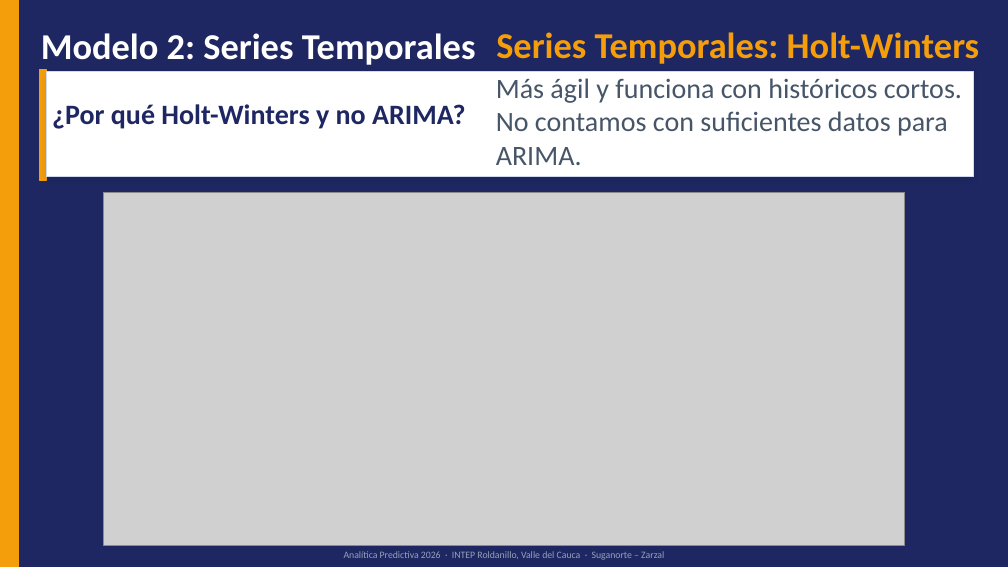
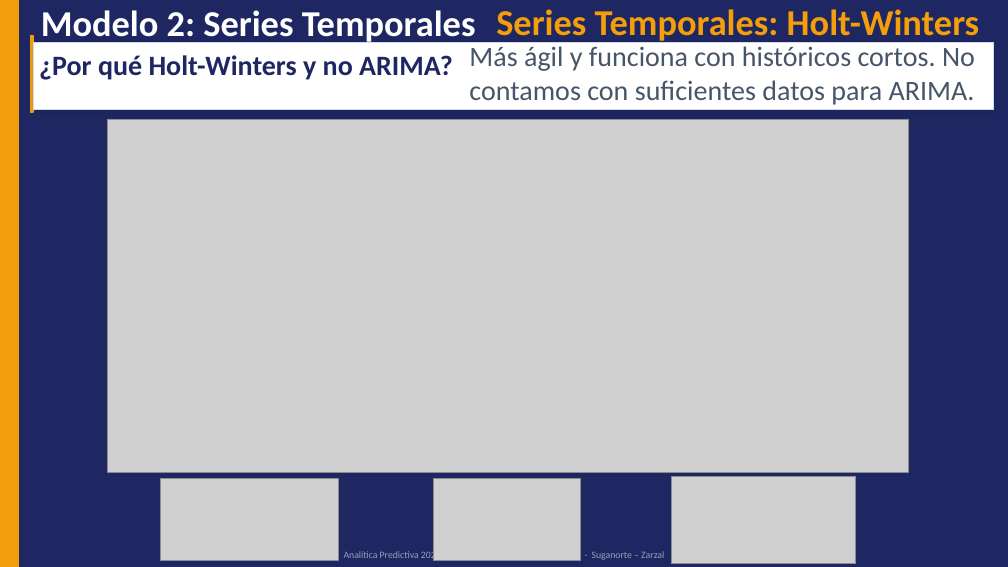
Before and after one commit to INTEP-Analitica-2026/Analitica-Predictiva-Subasta-Ganadera, a slide deck: slide 6 of Analitica_Predictiva_Subasta_Ganadera_Presentacion.pptx. Drawn at 1008x567 pixels with LibreOffice and Linux fonts; fonts in the diff are those of the drawing; grey boxes stand for pictures. Boxes give left, top, right and bottom in pixels: in the first picture for what was removed or moved away, otherwise in the second. Text is boxed around its words. In the diff, an @@ line names an element or a change of style, - is before the commit and + after.

```diff
--- a/Analitica_Predictiva_Subasta_Ganadera_Presentacion.pptx
+++ b/Analitica_Predictiva_Subasta_Ganadera_Presentacion.pptx
@@ text "Modelo 2: Series Temporales": place and size @@
-text "Modelo 2: Series Temporales" at bbox=[41, 33, 476, 65]
+text "Modelo 2: Series Temporales" at bbox=[41, 10, 476, 45]
@@ text "Series Temporales: Holt-Winters": place and size @@
-text "Series Temporales: Holt-Winters" at bbox=[496, 32, 979, 64]
+text "Series Temporales: Holt-Winters" at bbox=[496, 9, 979, 43]
@@ rectangle: place and size @@
-rectangle at bbox=[39, 70, 46, 180]
+rectangle at bbox=[30, 35, 33, 112]
@@ rectangle: place and size @@
-rectangle at bbox=[46, 72, 974, 176]
+rectangle at bbox=[33, 42, 994, 110]
@@ text "¿Por qué Holt-Winters y no ...": place and size @@
-text "¿Por qué Holt-Winters y no ..." at bbox=[52, 104, 466, 129]
+text "¿Por qué Holt-Winters y no ..." at bbox=[39, 55, 453, 80]
@@ text "Más ágil y funciona con ..." rewrapped from bbox=[496, 78, 962, 165] to bbox=[469, 46, 975, 105] @@
@@ picture: place and size @@
-picture at bbox=[104, 193, 904, 545]
+picture at bbox=[108, 119, 908, 472]
@@ picture added at bbox=[160, 479, 338, 560] @@
@@ picture added at bbox=[433, 479, 581, 560] @@
@@ picture added at bbox=[671, 476, 856, 563] @@
```
Also in this commit, not shown: 2 other slides changed, 1 other file.
